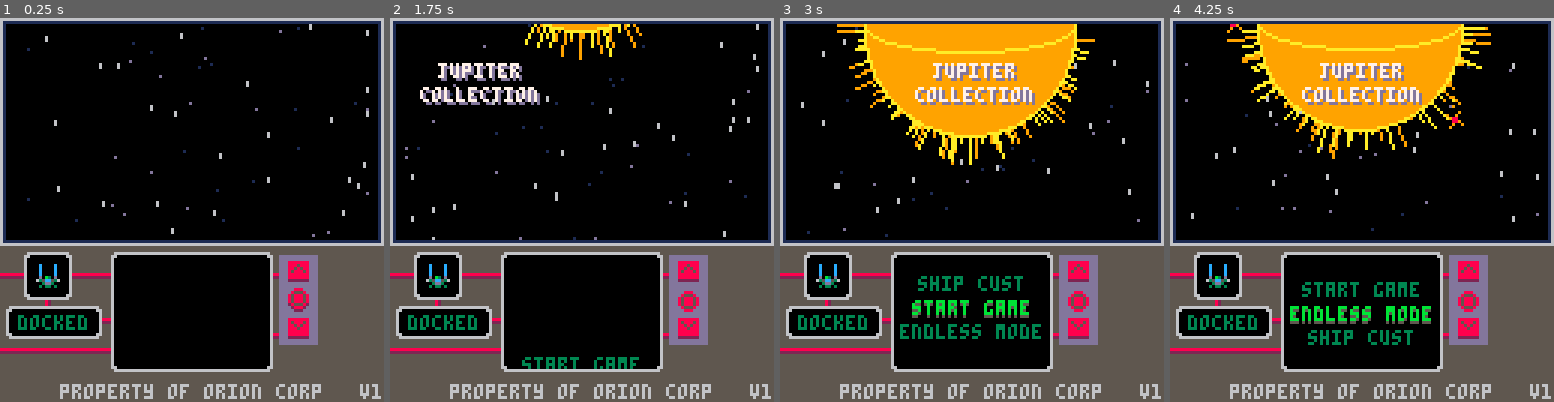
Above: before the commit, frames 1-4 (left to right).
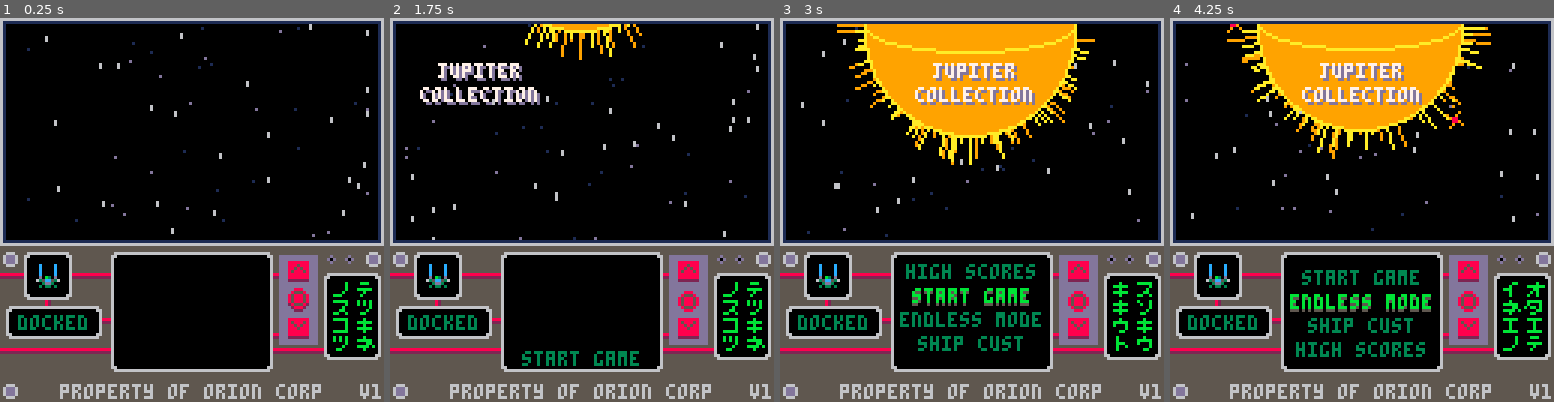
Above: after the commit, the same moments.

Repository: jacobneal65/drop-p8
Game: PICO-8 cartridge drop.p8
The game is run twice, just before and just after one commit, with the same random seed, the same clock (stepped at 60 frames per second) and the same inputs.
Inputs:
- Up to frame 1 (0.25 s): no input
- Up to frame 2 (1.75 s): tap O (Z key) at 0.7, 1.7 s; hold Right from 1.6 s (still down)
- Up to frame 3 (3 s): release Right at 2.1 s; tap O (Z key) at 2.1, 2.5, 2.9 s; hold Up 2.15-2.42 s; hold Right from 2.47 s (still down)
- Up to frame 4 (4.25 s): release Right at 3.03 s; hold Left 3.08-3.58 s; tap O (Z key) at 3.3, 3.7, 4.1 s; hold Down 3.63-3.97 s; hold Right from 4.02 s (still down)

The runs differ from the first frame. In frame 1, 4.0% of the frame differs, in the area x 0-100%, y 60-100%; in frame 2, 4.5%; in frame 3, 7.3%; in frame 4, 7.4%.

Commit message:
added more ui stuff main menu

Diff:
--- a/drop.p8
+++ b/drop.p8
@@ -137,20 +137,32 @@
 	sun_off=-140
 	gen_tmr=0
 	init_fruitlet()
-	m={"start game","endless mode","ship cust"}
-	my_off={0,0,0}
+	m={"start game","endless mode","ship cust","high scores"}
+	my_off={0,0,0,0}
 	_lerpfn=blank
 	lerp_tmr=0
 	btn_sprs={92,93,94}
 	s_stat="docked"
 	s_clr=3
+	rnd_chars={"ア","イ","ウ","エ","オ","カ","キ","ク","ケ","コ","サ","シ","ス","セ","ソ","タ","チ","ツ","テ","ト","ナ","ニ","ヌ","ネ","ノ"}
+	rnd_char={}
+	gen_char()
+end
+
+function gen_char()
+	rnd_char={}
+	for i=1,9 do
+		add(rnd_char,rnd_chars[rnd_rng(1,#rnd_chars)])
+	end
 end
 
 function upd_menu()
 	if btnp(⬆️) then
+		gen_char()
 		--move vals down
 		lerp_tmr=0
-		local t_m=m[3]
+		local t_m=m[4]
+		m[4]=m[3]
 		m[3]=m[2]
 		m[2]=m[1]
 		m[1]=t_m
@@ -159,11 +171,13 @@
 		btn_sprs[1]=108
 	elseif btnp(⬇️) then
 		--move vals up
+		gen_char()
 		lerp_tmr=0
 		local t_m=m[1]
 		m[1]=m[2]
 		m[2]=m[3]
-		m[3]=t_m
+		m[3]=m[4]
+		m[4]=t_m
 		ldir=1
 		_lerpfn=lerp_menu
 		btn_sprs[2]=109
@@ -177,7 +191,7 @@
 	gen_tmr=min(gen_tmr+0.01,1)
 	local _tmr=easeinoutovershoot(gen_tmr)
 	sun_off=lerp(-150,-60,_tmr)
-	menu_y=lerp(150,80,_tmr)
+	menu_y=lerp(150,76,_tmr)
 	if false then
 		init_level()
 	end
@@ -193,7 +207,7 @@
 	lerp_tmr=min(lerp_tmr+0.2,1)
 	local _t=easeinoutovershoot(lerp_tmr)
 	for i=1,#m do
-		my_off[i]=lerp(ldir*8,0,_t)
+		my_off[i]=lerp(ldir*4,0,_t)
 	end
 
 	if lerp_tmr==1 then
@@ -214,7 +228,7 @@
 	local q = {"jupiter","collection"}
 	oprint(q[1],hcenter(q[1])+sun_off+60,15,7,13)
 	oprint(q[2],hcenter(q[2])+sun_off+60,23,7,13)
-
+	--widow
 	rect(0,0,127,75,6)
 	rect(1,1,126,74,1)
 	rectfill(0,76,128,128,5)
@@ -226,6 +240,7 @@
 
 	oline(15,100,64,100,8,2,0,1)
 	oline(0,110,64,110,8,2,0,1)
+	oline(64,110,120,110,8,2,0,1)
 
 	roundrect(2,96,32,11,6,0)--stxt
 	print(s_stat,6,99,s_clr)
@@ -237,7 +252,7 @@
 	spr(p_spr,12,82)
 
 	--central menu screen
-	local iclr={3,11,3}--menu color
+	local iclr={3,11,3,3}--menu color
 	for i=1,#m do
 		if i==2 then
 			lprint(m[i],hcenter(m[i]),menu_y+8*i+my_off[i],iclr[i],5)
@@ -253,6 +268,30 @@
 		--blocks the text scrolling in
 		line(38,117,89,117,6)
 		rectfill(0,118,128,128,5)
+			--rivets
+		circfill(3,80,2,6)--topleft
+		rectfill(2,79,4,81,13)
+
+		circfill(124,80,2,6)--toprght
+		rectfill(123,79,125,81,13)
+
+		circfill(3,124,2,6)--botleft
+		rectfill(2,123,4,125,13)
+
+		circ(116,80,1,13)
+		pset(116,80,0)
+		circ(110,80,1,13)
+		pset(110,80,0)
+		--r console
+		roundrect(108,85,19,29,6,0)
+		local ct=1
+		for i=1,4 do
+			for j=1,2 do
+				print(rnd_char[ct],102+j*8,i*6+82,11)
+				ct+=1
+			end
+		end
+
 		local tx="property of orion corp"
 		print(tx,hcenter(tx),122,6)
 		print("v"..v,120,122,6)
